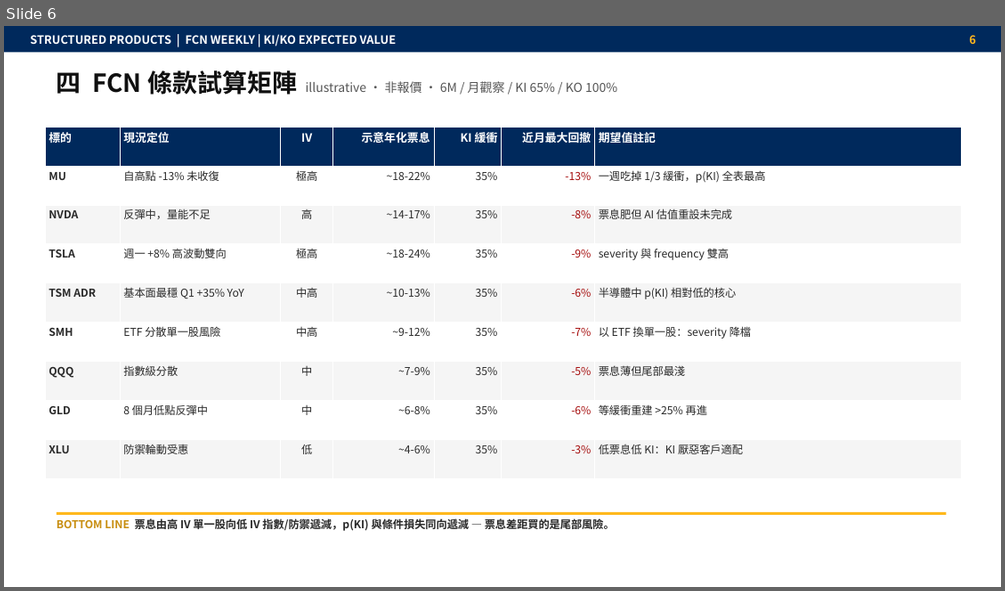
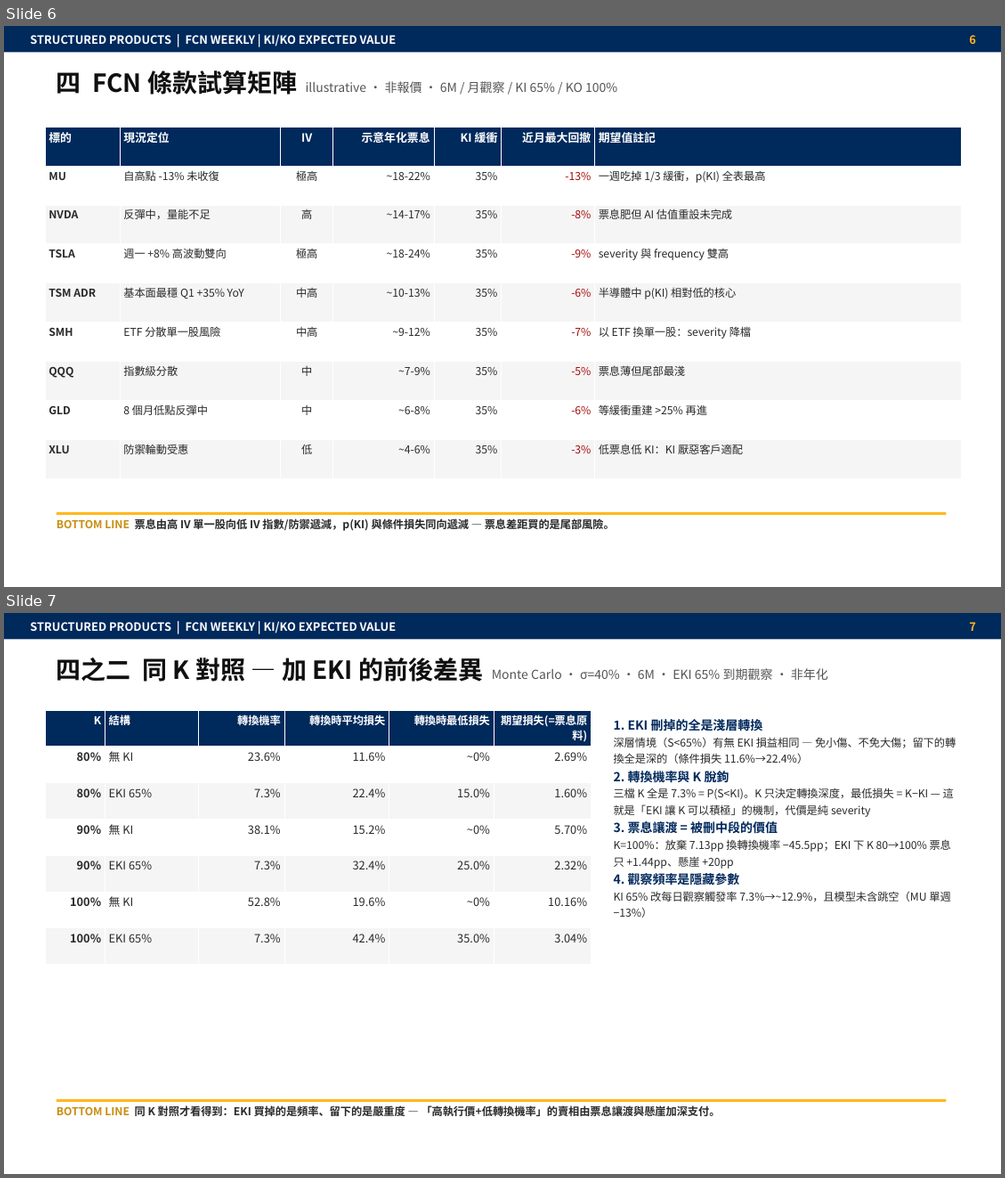
Before and after one commit to RyanTsai0617/Hi, a slide deck: _draft_fcn_weekly_2026-07-03.pptx. Shown one above the other, each under a label of ours: slide 6 before the commit, slides 6 and 7 after it. The pictures are 1005x591 and 1005x1178 pixels, drawn with LibreOffice and Linux fonts; fonts in the diff are those of the drawing. Boxes give left, top, right and bottom in pixels: in the first picture for what was removed or moved away, otherwise in the second. Text is boxed around its words. In the diff, an @@ line names an element or a change of style, - is before the commit and + after.

```diff
--- a/_draft_fcn_weekly_2026-07-03.pptx
+++ b/_draft_fcn_weekly_2026-07-03.pptx
@@ slide 7 added at bbox=[4, 613, 1001, 1174], background #FFFFFF @@
@@ rectangle added at bbox=[4, 613, 1001, 639], fill #00295C @@
@@ text added at bbox=[30, 621, 396, 633], 11 pt, text #FFFFFF, bold @@
+STRUCTURED PRODUCTS | FCN WEEKLY | KI/KO EXPECTED VALUE
@@ text added at bbox=[969, 622, 976, 631], 11 pt, text #FFB81C, bold @@
+7
@@ text added at bbox=[57, 657, 828, 682], 12 pt, text #555555 @@
+四之二 同 K 對照 — 加 EKI 的前後差異 Monte Carlo · σ=40% · 6M · EKI 65% 到期觀察 · 非年化
@@ table added at bbox=[45, 710, 591, 965], 7 rows, 6 columns @@
+K | 結構 | 轉換機率 | 轉換時平均損失 | 轉換時最低損失 | 期望損失(=票息原料)
+80% | 無 KI | 23.6% | 11.6% | ~0% | 2.69%
+80% | EKI 65% | 7.3% | 22.4% | 15.0% | 1.60%
+90% | 無 KI | 38.1% | 15.2% | ~0% | 5.70%
+90% | EKI 65% | 7.3% | 32.4% | 25.0% | 2.32%
+100% | 無 KI | 52.8% | 19.6% | ~0% | 10.16%
+100% | EKI 65% | 7.3% | 42.4% | 35.0% | 3.04%
@@ text added at bbox=[614, 717, 955, 917], 10.5 pt, text #2A2A2A @@
+1. EKI 刪掉的全是淺層轉換
+深層情境（S<65%）有無 EKI 損益相同 — 免小傷、不免大傷；留下的轉換全是深的（條件損失 11.6%→22.4%）
+2. 轉換機率與 K 脫鉤
+三檔 K 全是 7.3% = P(S<KI)。K 只決定轉換深度，最低損失 = K−KI — 這就是「EKI 讓 K 可以積極」的機制，代價是純 severity
+3. 票息讓渡 = 被刪中段的價值
+K=100%：放棄 7.13pp 換轉換機率 −45.5pp；EKI 下 K 80→100% 票息只 +1.44pp、懸崖 +20pp
+4. 觀察頻率是隱藏參數
+KI 65% 改每日觀察觸發率 7.3%→~12.9%，且模型未含跳空（MU 單週 −13%）
@@ rectangle added at bbox=[57, 1099, 947, 1102], fill #FFB81C @@
@@ text added at bbox=[57, 1105, 720, 1116], 10.5 pt, text #2A2A2A, bold @@
+BOTTOM LINE 同 K 對照才看得到：EKI 買掉的是頻率、留下的是嚴重度 — 「高執行價+低轉換機率」的賣相由票息讓渡與懸崖加深支付。
```
Also in this commit, not shown: 1 slide changed, 2 other files.
